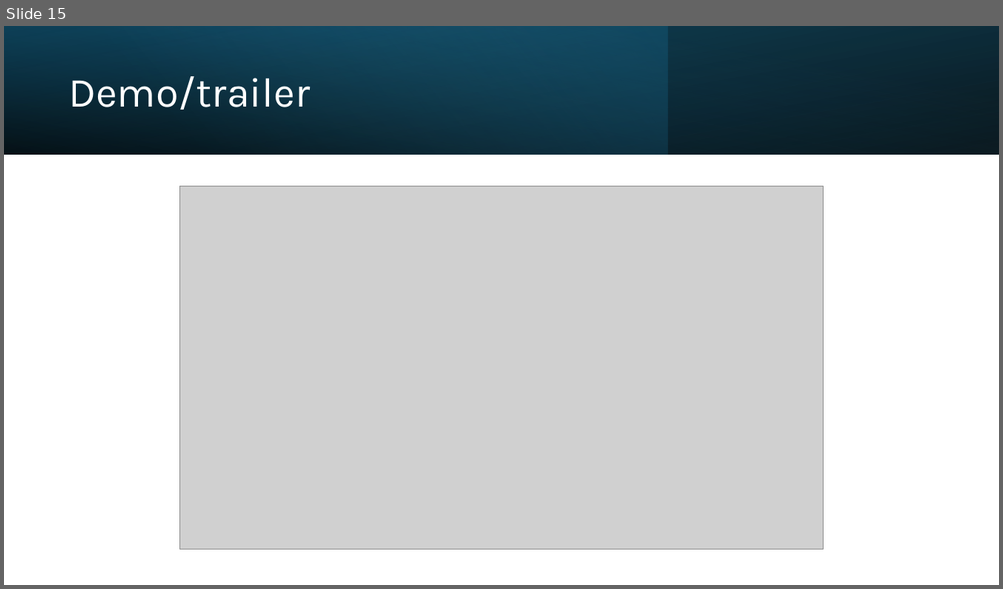
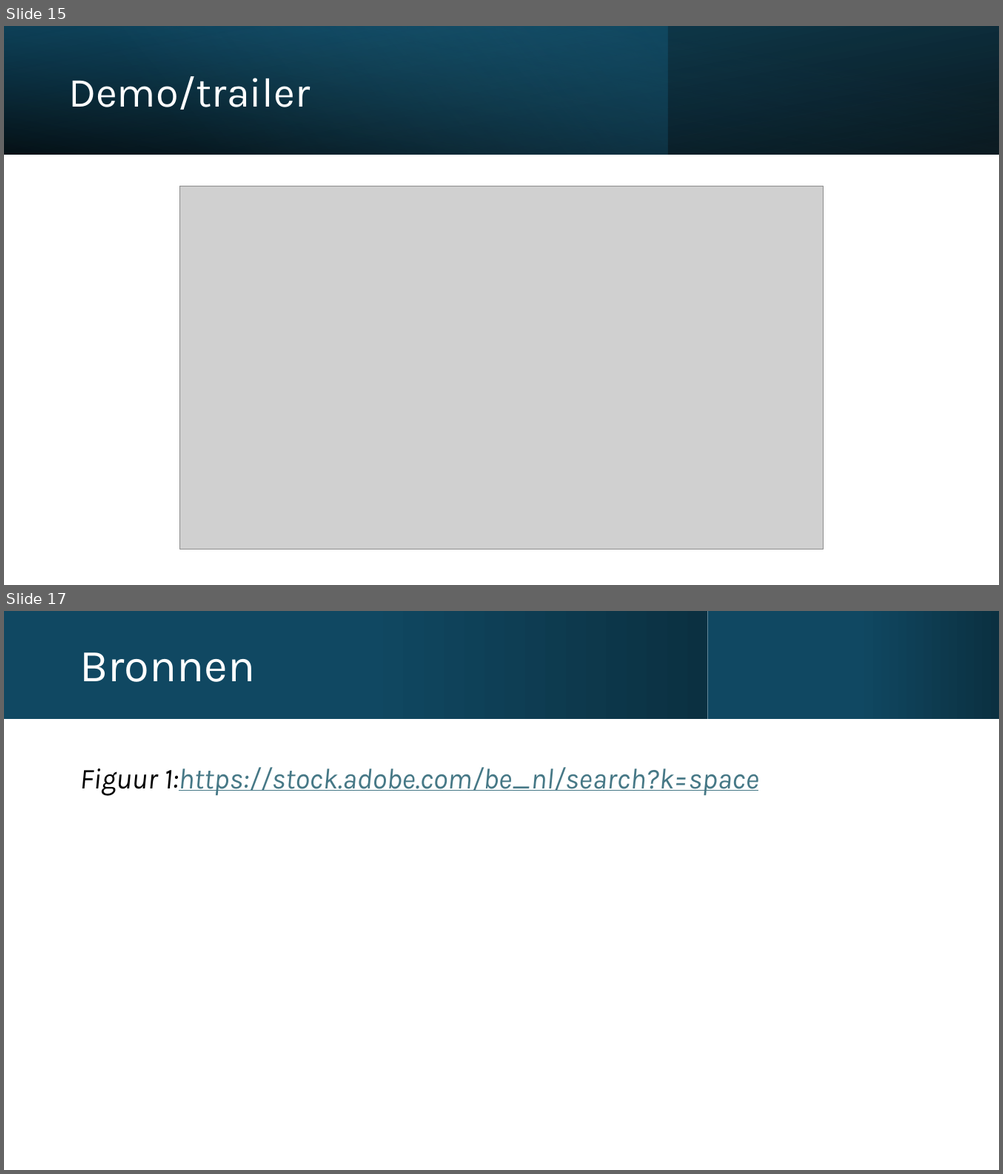
Before and after one commit to JelleHaast/VRExp2026Project, a slide deck: ProjectVREXP.pptx. Shown one above the other, each under a label of ours: slide 15 before the commit, slides 15 and 17 after it; the slides between them are not shown. The pictures are 1003x589 and 1003x1174 pixels, drawn with LibreOffice and Linux fonts; fonts in the diff are those of the drawing; grey boxes stand for pictures. Boxes give left, top, right and bottom in pixels: in the first picture for what was removed or moved away, otherwise in the second. Text is boxed around its words. In the diff, an @@ line names an element or a change of style, - is before the commit and + after.

```diff
--- a/ProjectVREXP.pptx
+++ b/ProjectVREXP.pptx
@@ slide 17 added at bbox=[4, 611, 999, 1170], background #FFFFFF @@
@@ rectangle added at bbox=[4, 611, 708, 719], fill gradient #104862 to #0B3041 @@
@@ rectangle added at bbox=[708, 611, 999, 719], fill gradient #104862 to #0B3041 @@
@@ title added at bbox=[79, 652, 255, 682], 44 pt, text #FFFFFF @@
+Bronnen
@@ text added at bbox=[79, 767, 759, 796], 28 pt, text #467886, italic, underline @@
+Figuur 1:https://stock.adobe.com/be_nl/search?k=space
```
Also in this commit, not shown: 4 slides changed, 1 other slide added, 1 slide removed.
